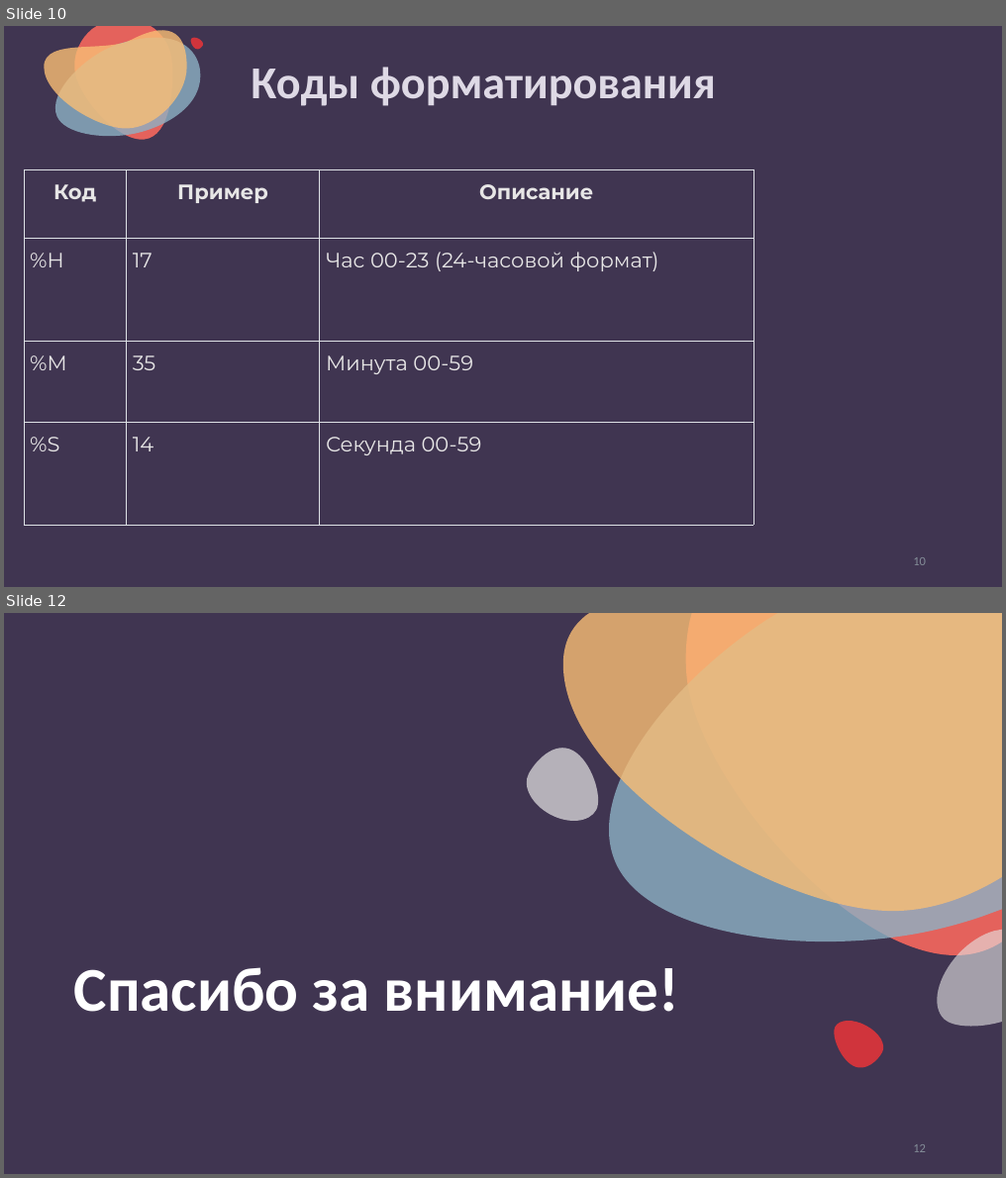
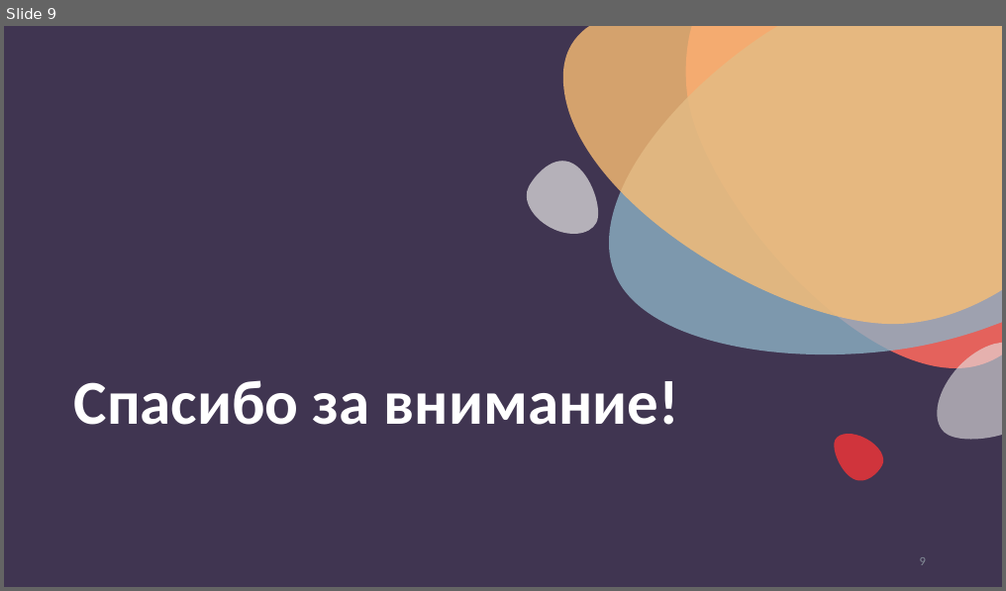
Before and after one commit to nesrv/python-for-odin.study, a slide deck: m4-1-Работа-с-датой-и-временем/Работа+с+датой+и+временем.pptx. Shown one above the other, each under a label of ours: slides 10 and 12 before the commit, slide 9 after it; the slides between them are not shown. The pictures are 1006x1178 and 1006x591 pixels, drawn with LibreOffice and Linux fonts; fonts in the diff are those of the drawing. Boxes give left, top, right and bottom in pixels: in the first picture for what was removed or moved away, otherwise in the second. Text is boxed around its words. In the diff, an @@ line names an element or a change of style, - is before the commit and + after.

```diff
--- a/m4-1-Работа-с-датой-и-временем/Работа+с+датой+и+временем.pptx
+++ b/m4-1-Работа-с-датой-и-временем/Работа+с+датой+и+временем.pptx
@@ slide 10 removed at (x1=4, y1=26, x2=1002, y2=587), background #403551 @@
@@ freeform shape removed at (x1=44, y1=31, x2=187, y2=129) @@
@@ freeform shape removed at (x1=55, y1=37, x2=201, y2=136) @@
@@ freeform shape removed at (x1=74, y1=26, x2=172, y2=140) @@
@@ freeform shape removed at (x1=190, y1=37, x2=202, y2=49) @@
@@ title removed at (x1=251, y1=67, x2=716, y2=106) @@
-Коды форматирования
@@ freeform shape removed at (x1=76, y1=141, x2=94, y2=159) @@
@@ table removed at (x1=24, y1=170, x2=753, y2=460), 4 rows, 3 columns @@
-Код | Пример | Описание
-%H | 17 | Час 00-23 (24-часовой формат)
-%M | 35 | Минута 00-59
-%S | 14 | Секунда 00-59
@@ page number removed at (x1=913, y1=558, x2=926, y2=566) @@
-10
@@ what was slide 12 is now slide 9 @@
@@ page number at (x1=920, y1=558, x2=926, y2=566): text changed @@
-12
+9
```
Also in this commit, not shown: 1 slide changed, 7 slides added, 9 other slides removed, 23 other files.
